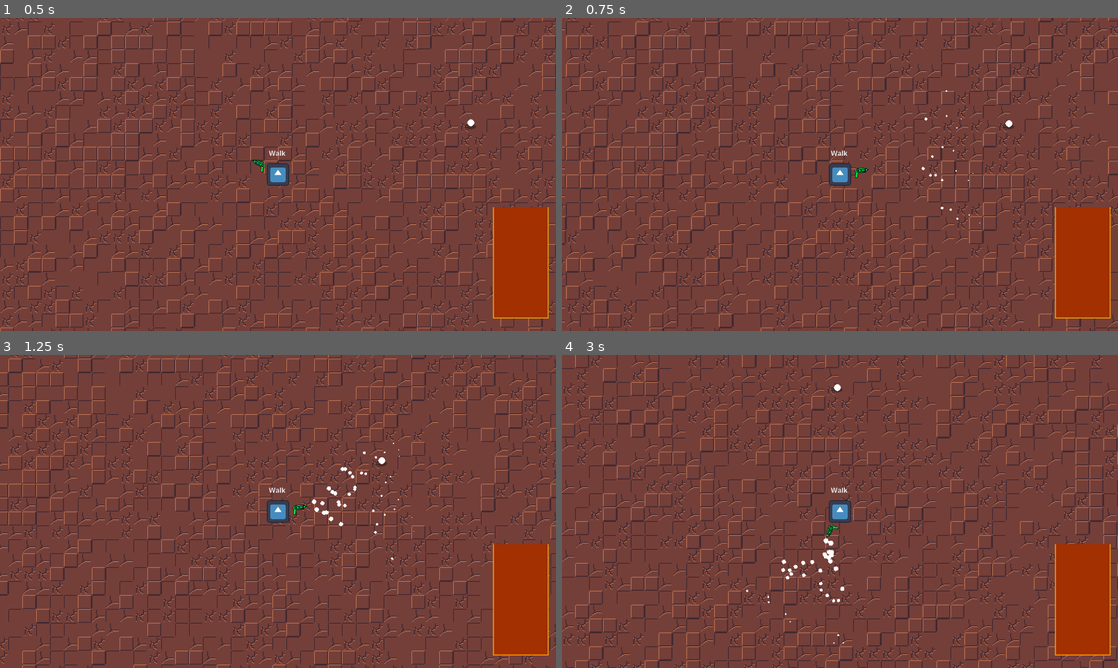
Above: before the commit, frames 1-4 (two rows, left to right).
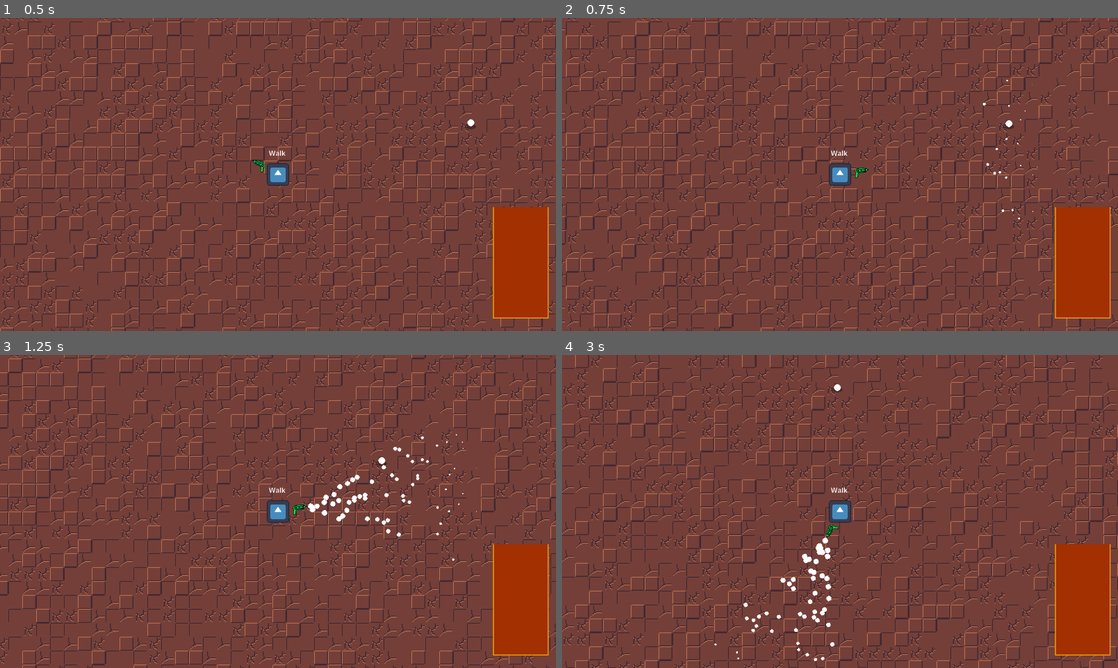
Above: after the commit, the same moments.

Repository: DinoStarBros/GWJ93Bounty
Game: Godot game, scene res://Screens/PrototypeScene/prototype_scene.tscn
The game is run twice, just before and just after one commit, with the same random seed, the same clock (stepped at 60 frames per second) and the same inputs. The engine's default icon, where the game draws it, is replaced by a stand-in: a white triangle on a blue panel in a dark square.
Inputs (mouse positions are in pixels of both pictures, inside the frame that each line leads up to):
- Up to frame 1 (0.5 s): no input
- Up to frame 2 (0.75 s): tap Enter at 0.5 s; move the mouse to (962, 158) at 0.52 s; hold D (Right) from 0.53 s (still down); hold Right mouse button (Suck) from 0.53 s (still down)
- Up to frame 3 (1.25 s): keep holding D (Right); keep holding Right mouse button (Suck)
- Up to frame 4 (3 s): move the mouse to (728, 527) at 1.27 s; release D (Right) at 1.28 s; release Right mouse button (Suck) at 1.28 s; hold S (Down) 1.28-2.03 s; right-click (728, 527) at 1.35 s; move the mouse to (895, 442) at 2.02 s; hold D (Right) 2.03-2.78 s; hold Right mouse button (Suck) 2.03-2.78 s; move the mouse to (812, 574) at 2.77 s; hold W (Up) from 2.78 s (still down); right-click (812, 574) at 2.85 s

Frame 1 is identical in both runs. In frame 2, 0.1% of the frame differs, in the area x 64-87%, y 19-66%; in frame 3, 0.6%; in frame 4, 0.7%, in the area x 27-51%, y 58-98%.

Commit message:
made area for da suck

Diff:
--- a/Scenes/Blunderbuss/blunderbuss.tscn
+++ b/Scenes/Blunderbuss/blunderbuss.tscn
@@ -3,7 +3,6 @@
 [ext_resource type="Script" uid="uid://ce7nwccdvxrp3" path="res://Scenes/Blunderbuss/blunderbuss.gd" id="1_1n76p"]
 [ext_resource type="Texture2D" uid="uid://dpjad0so3ay4a" path="res://Art/Placeholder/PeaGun.png" id="2_ue752"]
 [ext_resource type="PackedScene" uid="uid://cj86w7obfjjrm" path="res://Scenes/SuckEffect/suck_effect.tscn" id="3_iba4p"]
-[ext_resource type="AudioStream" uid="uid://cdee4eqki2ygj" path="res://Audio/BussSFX/vacStart.wav" id="4_rc6mt"]
 [ext_resource type="AudioStream" uid="uid://cjl6lj7qlftpv" path="res://Audio/BussSFX/vacLoop.wav" id="5_l0cpo"]
 
 [sub_resource type="Animation" id="Animation_l0cpo"]
@@ -15,22 +14,10 @@
 tracks/0/type = "value"
 tracks/0/imported = false
 tracks/0/enabled = true
-tracks/0/path = NodePath("SFX/vacStart:playing")
+tracks/0/path = NodePath("SFX/vacLoop:playing")
 tracks/0/interp = 1
 tracks/0/loop_wrap = true
 tracks/0/keys = {
-"times": PackedFloat32Array(0),
-"transitions": PackedFloat32Array(1),
-"update": 1,
-"values": [true]
-}
-tracks/1/type = "value"
-tracks/1/imported = false
-tracks/1/enabled = true
-tracks/1/path = NodePath("SFX/vacLoop:playing")
-tracks/1/interp = 1
-tracks/1/loop_wrap = true
-tracks/1/keys = {
 "times": PackedFloat32Array(0, 0.53333336),
 "transitions": PackedFloat32Array(1, 1),
 "update": 1,
@@ -53,19 +40,19 @@
 texture = ExtResource("2_ue752")
 
 [node name="GunTip" type="Marker2D" parent="." unique_id=1469827339]
-position = Vector2(66, -4)
+position = Vector2(65, 0)
 
 [node name="SuckEffect" parent="GunTip" unique_id=52156417 instance=ExtResource("3_iba4p")]
 unique_name_in_owner = true
 
+[node name="SuckArea" type="Area2D" parent="GunTip" unique_id=1781461144]
+collision_layer = 16
+collision_mask = 16
+
+[node name="CollisionPolygon2D" type="CollisionPolygon2D" parent="GunTip/SuckArea" unique_id=1331607991]
+polygon = PackedVector2Array(-61.3, 0, 410, -200, 410, 200)
+
 [node name="SFX" type="Node" parent="." unique_id=1552657236]
-
-[node name="vacStart" type="AudioStreamPlayer" parent="SFX" unique_id=82255640]
-unique_name_in_owner = true
-stream = ExtResource("4_rc6mt")
-volume_db = -5.0
-pitch_scale = 2.0
-bus = &"SFX"
 
 [node name="vacLoop" type="AudioStreamPlayer" parent="SFX" unique_id=1065321671]
 unique_name_in_owner = true
--- a/Scenes/SuckEffect/suck_effect.gd
+++ b/Scenes/SuckEffect/suck_effect.gd
@@ -1,13 +1,11 @@
 extends Node2D
 class_name SuckEffect
-
-@onready var suck_particle_start_x: Marker2D = %SuckParticleStartX
 
 var suck_speed : float = 750
 var particle_amnt : int = 2
 var enable: bool = false
 
-const suck_range : float = 250
+const suck_range : float = 400
 const suck_spread : float = 200
 
 func _ready() -> void:
--- a/Scenes/SuckEffect/suck_effect.tscn
+++ b/Scenes/SuckEffect/suck_effect.tscn
@@ -4,7 +4,3 @@
 
 [node name="SuckEffect" type="Node2D" unique_id=52156417]
 script = ExtResource("1_78pe2")
-
-[node name="SuckParticleStartX" type="Marker2D" parent="." unique_id=1372842430]
-unique_name_in_owner = true
-position = Vector2(250, 0)
--- a/project.godot
+++ b/project.godot
@@ -14,6 +14,10 @@
 run/main_scene="uid://bi0mlwb3q4rs8"
 config/features=PackedStringArray("4.6", "GL Compatibility")
 config/icon="res://icon.svg"
+
+[audio]
+
+buses/default_bus_layout="uid://do256ifylt14t"
 
 [autoload]
 
@@ -81,6 +85,7 @@
 2d_physics/layer_1="Environment"
 2d_physics/layer_2="Player Hitbox - Enemy Hurtbox"
 2d_physics/layer_3="Enemy Hitbox - Player Hurtbox"
+2d_physics/layer_5="SuckArea"
 
 [physics]
 
